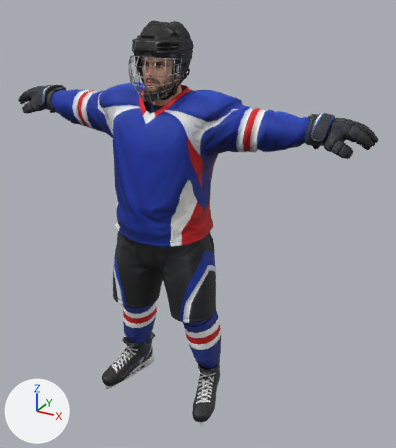
Two versions of the glTF model people/hockey.glb, one commit apart.
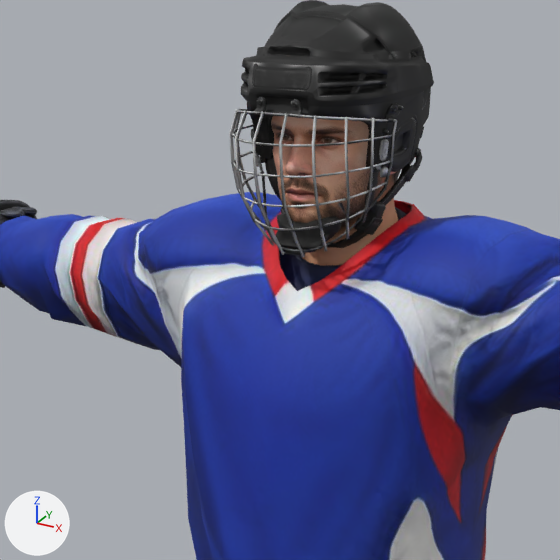
Each version is shown whole from a camera (50 mm lens) standing at (1.254, -1.955, 1.975) and looking at (0.129, 0.09, 0.953), then close up on the part from 14% to 59% of the width and 5% to 45% of the height. Arrows for +X, +Y and +Z are at lower left; the lights stay in place. The last two pictures show the newer version. Vertices at exactly the same position are counted once.

The first close-up shows 'GLOVE', 'HEAD', 'HELMET', 'JERSEY'.
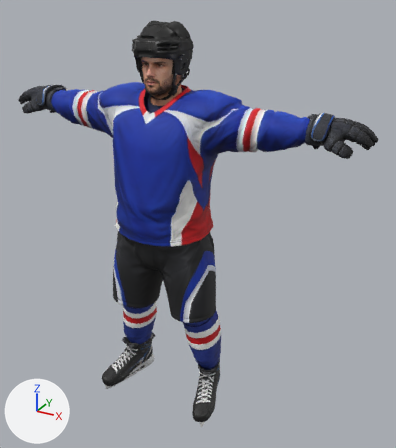
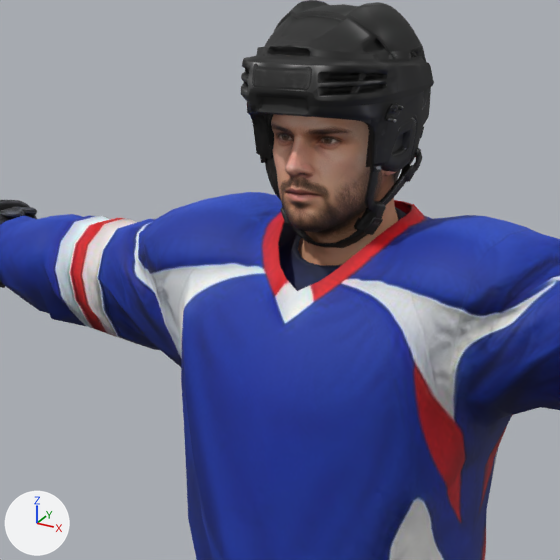
Boxes [x1, y1, x2, y2] around the edits, measured in the close-ups (560 x 560 px):
'HELMET', reshaped
    before: [229, 0, 434, 257]
    after: [241, 0, 434, 248]
part 1 of me_helmet, deleted
    before: [229, 97, 397, 257]

The change in detail:
me_helmet is used by ob_helmet; location (0.0, 0.0, 0.0).
me_helmet had 2721 vertices, 5136 faces and spanned x -0.114..0.114, y -0.141..0.169, z 1.527..1.836.
me_helmet now has 1801 vertices, 3472 faces and spans x -0.114..0.114, y -0.111..0.169, z 1.527..1.836.
me_helmet part 1: 28 loose pieces with 920 vertices, spanning x -0.111..0.111, y -0.141..-0.006, z 1.532..1.731, are deleted.
